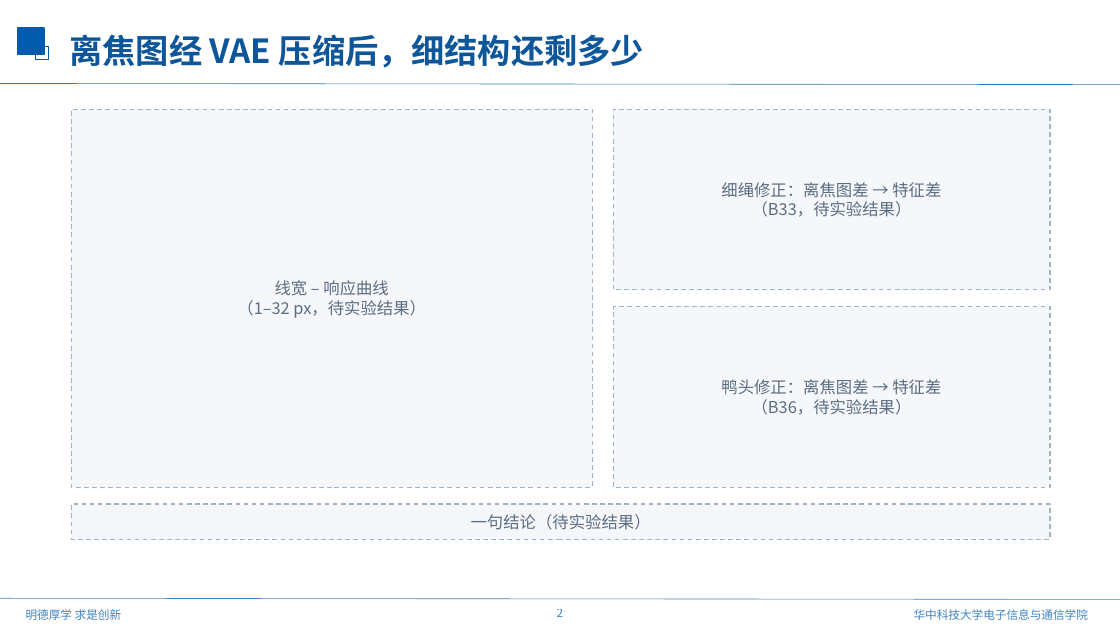
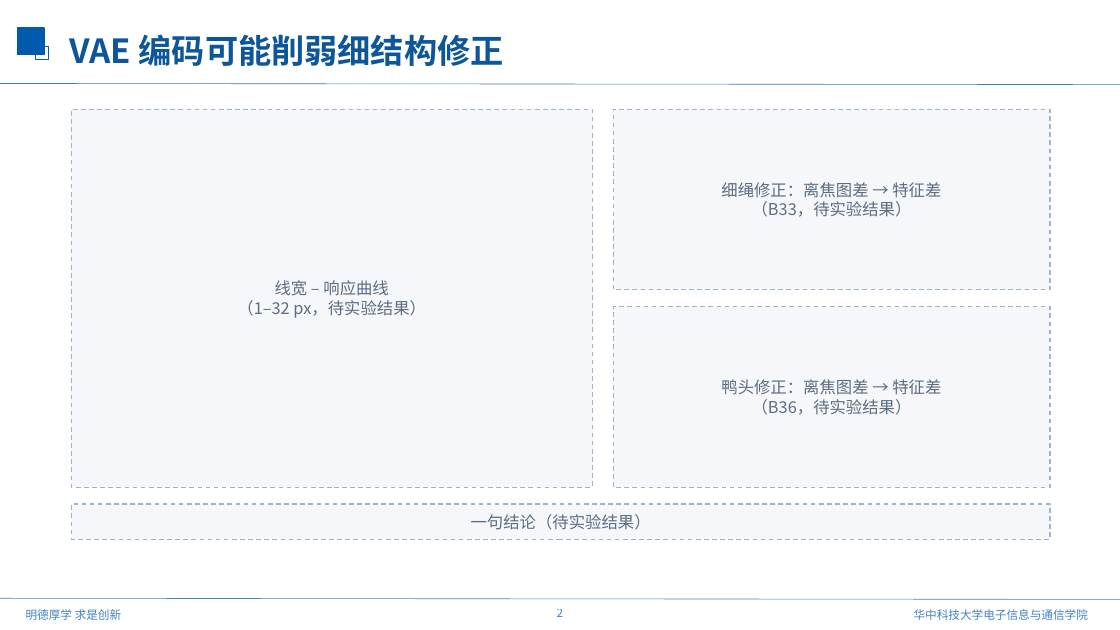
Before and after one commit to mengmcy1/OPPO-depth-guided-video-bokeh, a slide deck: slide 2 of 汇报/2026-10-23_ATB进展与FlashReFocus/FlashReFocus_论文介绍_1023.pptx. Drawn at 1120x630 pixels with LibreOffice and Linux fonts; fonts in the diff are those of the drawing; background and template pictures are left out. Boxes give left, top, right and bottom in pixels: in the first picture for what was removed or moved away, otherwise in the second. Text is boxed around its words. In the diff, an @@ line names an element or a change of style, - is before the commit and + after.

```diff
--- a/汇报/2026-10-23_ATB进展与FlashReFocus/FlashReFocus_论文介绍_1023.pptx
+++ b/汇报/2026-10-23_ATB进展与FlashReFocus/FlashReFocus_论文介绍_1023.pptx
@@ text at (70, 34, 504, 66): text changed @@
-离焦图经 VAE 压缩后，细结构还剩多少
+VAE 编码可能削弱细结构修正
```
Also in this commit, not shown: 2 other slides changed, 1 other file.
